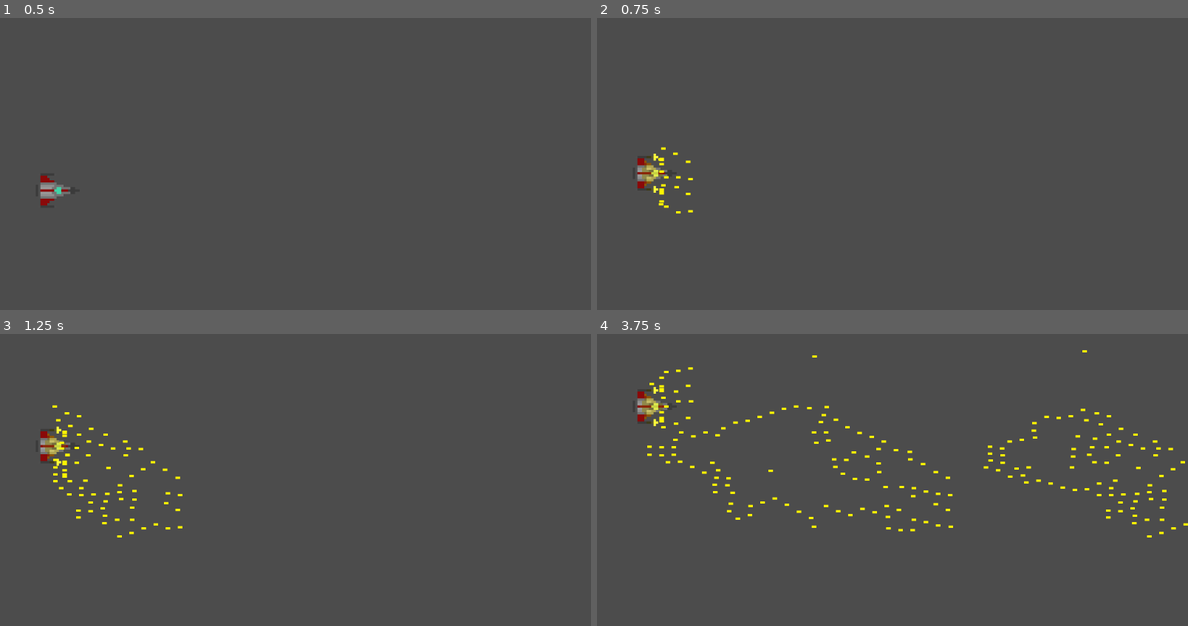
Above: before the commit, frames 1-4 (two rows, left to right).
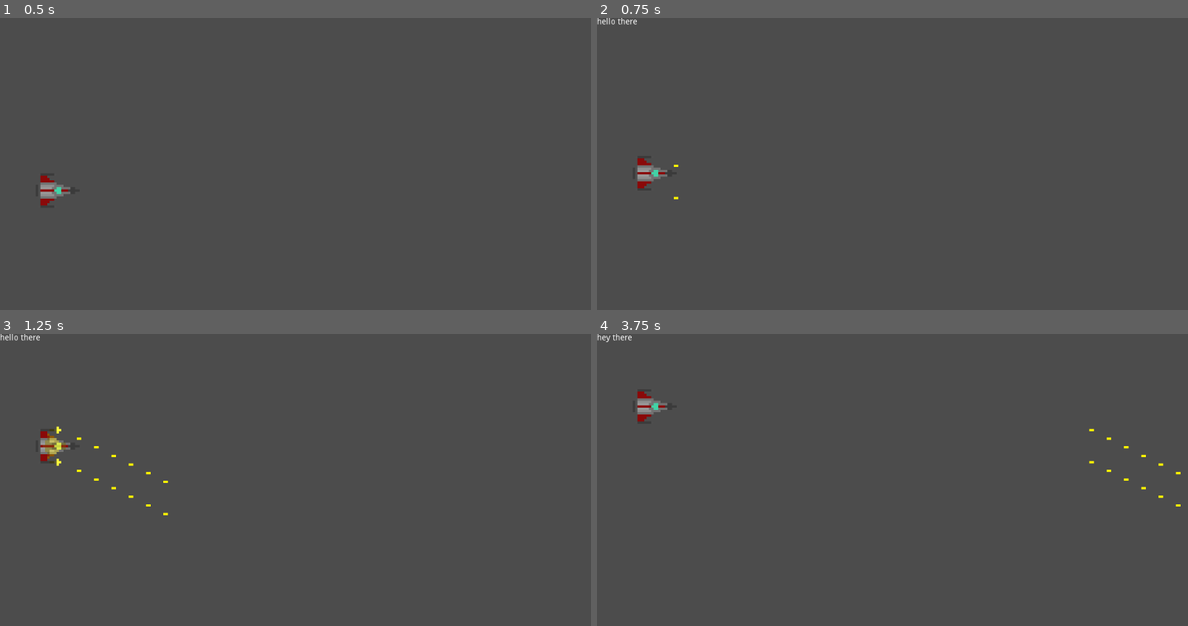
Above: after the commit, the same moments.

Repository: DavidLG092/Random-Game-Repository
Game: Godot game, scene res://Scenes/Main.tscn
Two runs of this game, one before a commit and one after it. Both use one fixed random seed, a clock stepped at 60 frames per second and the inputs below.
Inputs:
- Up to frame 1 (0.5 s): no input
- Up to frame 2 (0.75 s): tap Enter at 0.5 s; hold Up (move_up) from 0.53 s (still down); hold Space (shoot) from 0.53 s (still down)
- Up to frame 3 (1.25 s): keep holding Up (move_up); keep holding Space (shoot)
- Up to frame 4 (3.75 s): release Up (move_up) at 1.28 s; release Space (shoot) at 1.28 s; hold Down (move_down) 1.28-2.03 s; tap Space (shoot) at 1.35, 2.85 s; hold Space (shoot) 2.03-2.78 s; hold Up (move_up) 2.03-3.53 s; hold Down (move_down) from 3.53 s (still down); hold Space (shoot) from 3.53 s (still down)

Frame 1 is identical in both runs. In frame 2, 0.5% of the frame differs, in the area x 0-17%, y 0-67%; in frame 3, 0.7%; in frame 4, 1.9%, in the area x 0-100%, y 0-70%.

Commit message:
Updated Game Project
Blast scene code changed, as did Main scene code. Collision layers now have names.
Timer doesn't work as expected :/

Diff:
--- a/Random_Game/Scenes/Blast.tscn
+++ b/Random_Game/Scenes/Blast.tscn
@@ -6,7 +6,12 @@
 [sub_resource type="RectangleShape2D" id=1]
 
 [node name="Blast" type="KinematicBody2D"]
+collision_layer = 2
+collision_mask = 4
 script = ExtResource( 2 )
+__meta__ = {
+"_edit_group_": true
+}
 
 [node name="Sprite" type="Sprite" parent="."]
 texture = ExtResource( 1 )
--- a/Random_Game/Scenes/Main.tscn
+++ b/Random_Game/Scenes/Main.tscn
@@ -12,6 +12,9 @@
 [node name="Player_Position2D" type="Position2D" parent="."]
 
 [node name="Blast_Timer" type="Timer" parent="."]
-wait_time = 0.01
+
+[node name="Label" type="Label" parent="."]
+margin_right = 40.0
+margin_bottom = 14.0
 
 [connection signal="timeout" from="Blast_Timer" to="." method="_on_Blast_Timer_timeout"]
--- a/Random_Game/Scenes/Player.tscn
+++ b/Random_Game/Scenes/Player.tscn
@@ -15,7 +15,11 @@
 [sub_resource type="RectangleShape2D" id=2]
 
 [node name="Player" type="Area2D"]
+collision_mask = 2
 script = ExtResource( 3 )
+__meta__ = {
+"_edit_group_": true
+}
 
 [node name="AnimatedSprite" type="AnimatedSprite" parent="."]
 frames = SubResource( 1 )
--- a/Random_Game/Scripts/Main.gd
+++ b/Random_Game/Scripts/Main.gd
@@ -11,6 +11,7 @@
 var blast_time
 var blasts_fired
 var threshold
+var timer = false
 
 # Called when the node enters the scene tree for the first time.
 func _ready():
@@ -22,14 +23,20 @@
 	blasts_fired = 0
 	threshold = 50
 
+
 # Called every frame. 'delta' is the elapsed time since the previous frame.
 func _process(delta):
 	if Input.is_action_pressed("shoot"):
-		$Blast_Timer.start()
+		$Blast_Timer.set_one_shot(false)
+		$Blast_Timer.set_wait_time(0.1)
+		if timer == false:
+			$Blast_Timer.start()
+			timer = true
 	elif Input.is_action_just_released("shoot"):
 		$Blast_Timer.stop()
 		$Player/AnimatedSprite.stop()
 		$Player/AnimatedSprite.frame = 0
+		$Label.text = "hey there"
 
 func _on_Blast_Timer_timeout():
 	var l_blast = preload("res://Scenes/Blast.tscn").instance()
@@ -54,4 +61,7 @@
 	add_child(l_blast)
 	add_child(r_blast)
 
+	$Label.text = "hello there"
+
+	timer = false
 	blasts_fired += 1
--- a/Random_Game/project.godot
+++ b/Random_Game/project.godot
@@ -32,6 +32,12 @@
  ]
 }
 
+[layer_names]
+
+2d_physics/layer_1="Player"
+2d_physics/layer_2="Blasts"
+2d_physics/layer_3="Enemies"
+
 [physics]
 
 common/enable_pause_aware_picking=true
